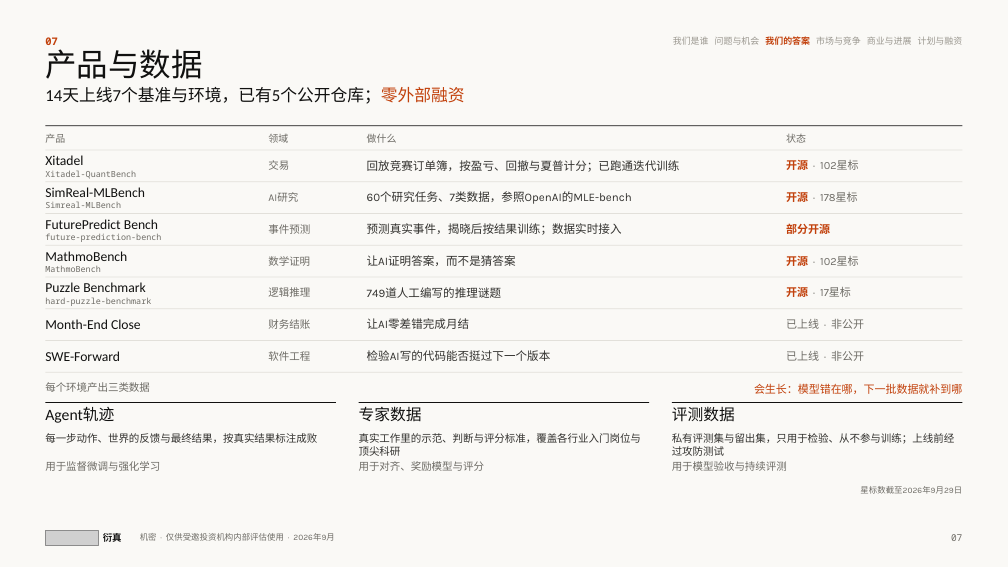
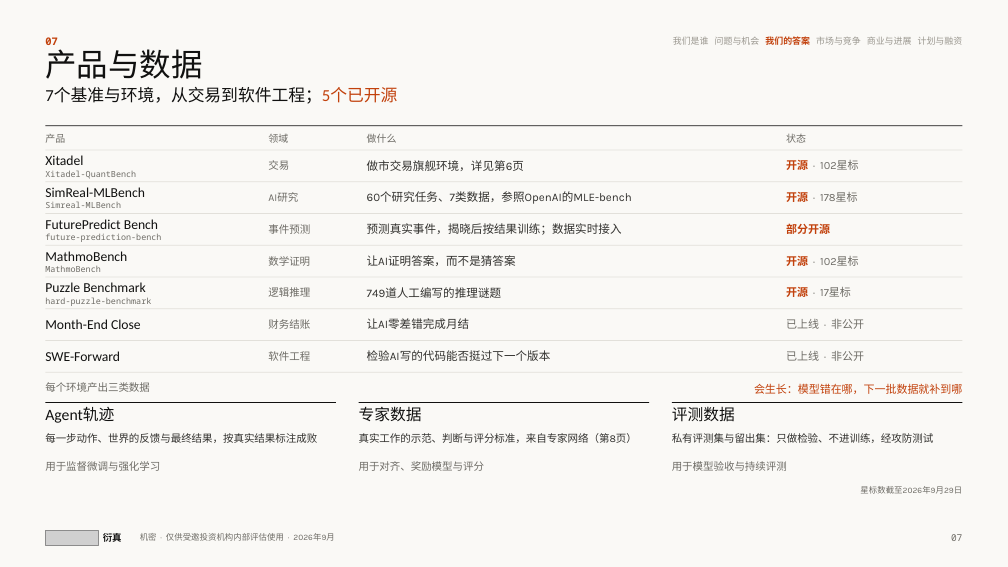
Before and after one commit to wangchen0802/Delta1, a slide deck: slide 7 of SimReal-BP-v34.pptx. Drawn at 1008x567 pixels with LibreOffice and Linux fonts; fonts in the diff are those of the drawing; grey boxes stand for pictures. Boxes give left, top, right and bottom in pixels: in the first picture for what was removed or moved away, otherwise in the second. Text is boxed around its words. In the diff, an @@ line names an element or a change of style, - is before the commit and + after.

```diff
--- a/SimReal-BP-v34.pptx
+++ b/SimReal-BP-v34.pptx
@@ text at box(45, 87, 397, 104): text changed @@
-14天上线7个基准与环境，已有5个公开仓库；零外部融资
+7个基准与环境，从交易到软件工程；5个已开源
@@ text at box(367, 160, 524, 171): text changed @@
-回放竞赛订单簿，按盈亏、回撤与夏普计分；已跑通迭代训练
+做市交易旗舰环境，详见第6页
@@ text at box(359, 433, 637, 443): text changed @@
-真实工作里的示范、判断与评分标准，覆盖各行业入门岗位与顶尖科研
+真实工作的示范、判断与评分标准，来自专家网络（第8页）
@@ text at box(672, 433, 933, 443): text changed @@
-私有评测集与留出集，只用于检验、从不参与训练；上线前经过攻防测试
+私有评测集与留出集：只做检验、不进训练，经攻防测试
```
Also in this commit, not shown: 9 other slides changed, 8 other files.
